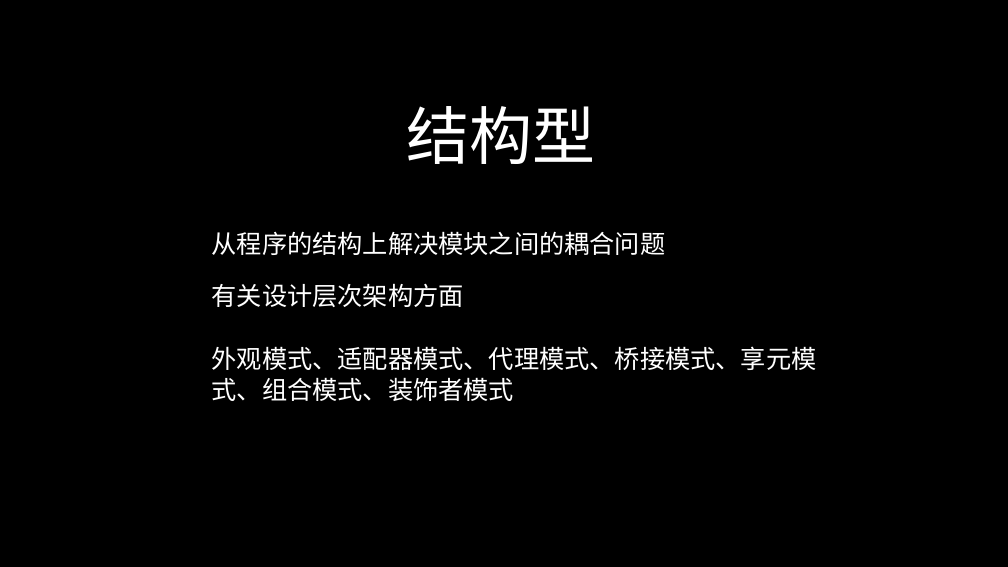
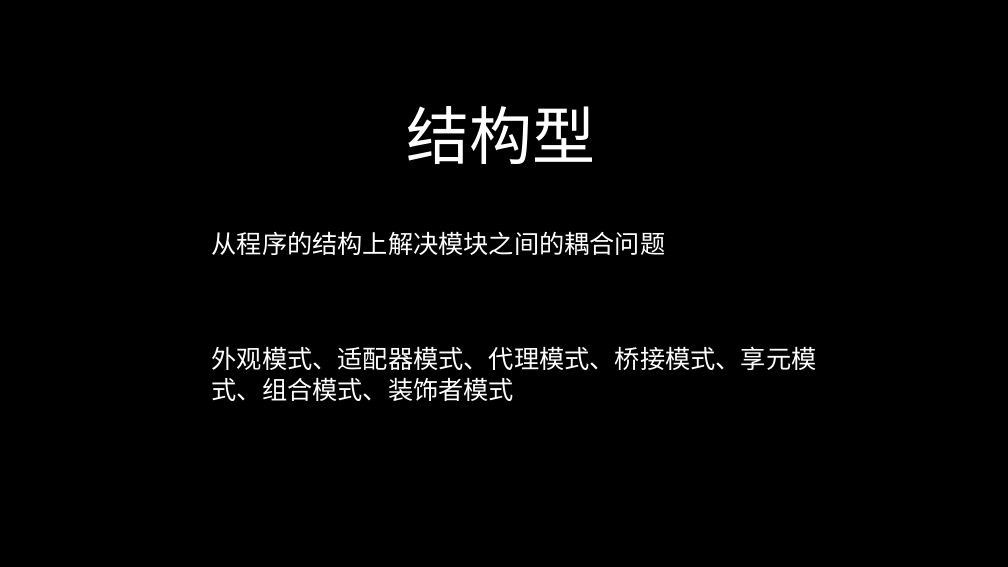
Before and after one commit to 643364103/design, a slide deck: slide 4 of designpattern/ppt/设计模式（三）.pptx. Drawn at 1008x567 pixels with LibreOffice and Linux fonts; fonts in the diff are those of the drawing. Boxes give left, top, right and bottom in pixels: in the first picture for what was removed or moved away, otherwise in the second. Text is boxed around its words. In the diff, an @@ line names an element or a change of style, - is before the commit and + after.

```diff
--- a/designpattern/ppt/设计模式（三）.pptx
+++ b/designpattern/ppt/设计模式（三）.pptx
@@ text removed at (212,283,464,307) @@
-有关设计层次架构方面
```
Also in this commit, not shown: 1 other slide changed, 6 other files.
